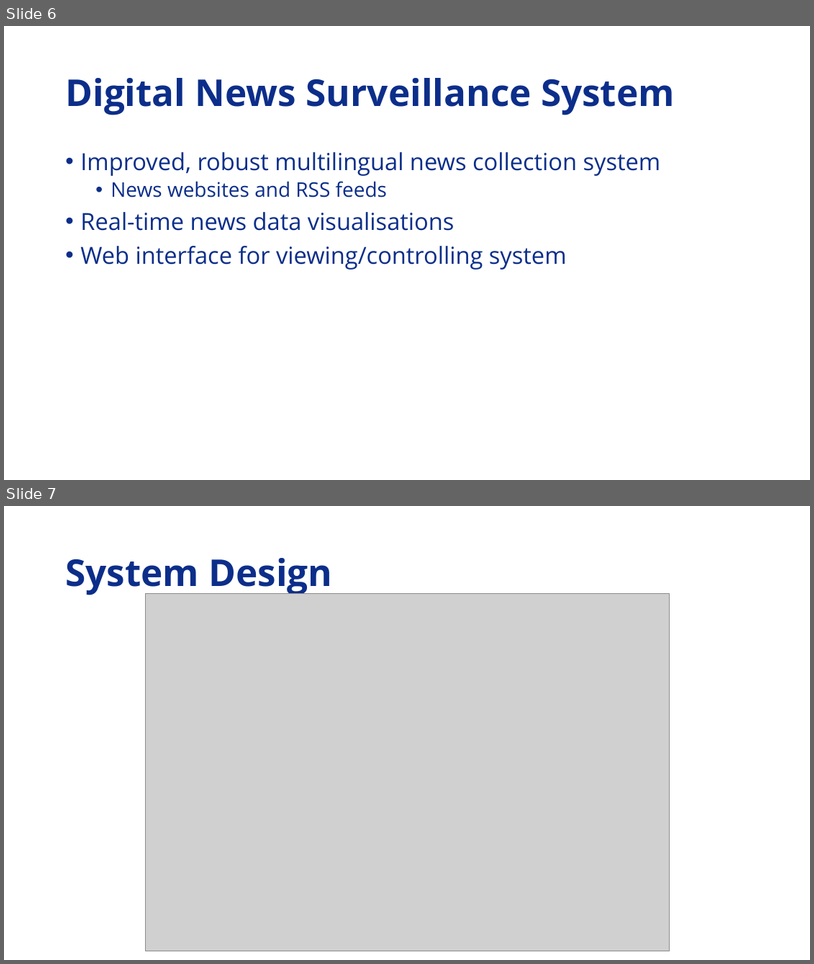
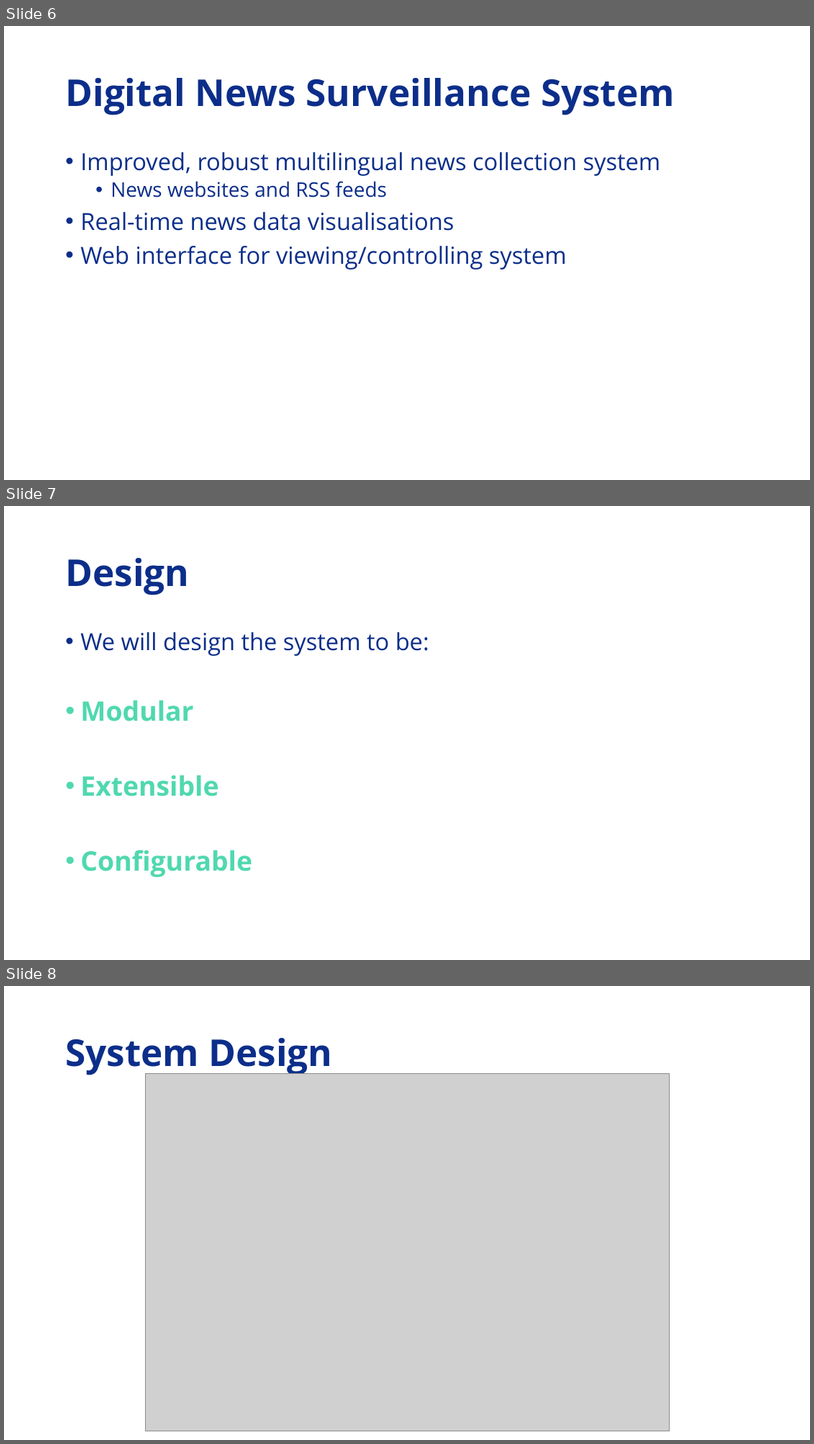
Before and after one commit to Adamanatite/nlp-global-news-monitor, a slide deck: research/Video Presentation D1.pptx. Shown one above the other, each under a label of ours: slides 6 and 7 before the commit, slides 6, 7 and 8 after it. The pictures are 814x964 and 814x1444 pixels, drawn with LibreOffice and Linux fonts; fonts in the diff are those of the drawing; grey boxes stand for pictures. Boxes give left, top, right and bottom in pixels: in the first picture for what was removed or moved away, otherwise in the second. Text is boxed around its words. In the diff, an @@ line names an element or a change of style, - is before the commit and + after.

```diff
--- a/research/Video Presentation D1.pptx
+++ b/research/Video Presentation D1.pptx
@@ slide 7 added at (4, 506, 810, 960), background #FFFFFF @@
@@ title added at (65, 558, 189, 595), 44 pt, text #0C2E8A, bold @@
+Design
@@ text added at (80, 632, 430, 877), 32 pt, text #50D8AF, bold @@
+• We will design the system to be:
+• Modular
+• Extensible
+• Configurable
@@ what was slide 7 is now slide 8 @@
```
Also in this commit, not shown: 9 slides changed, 5 other files.
